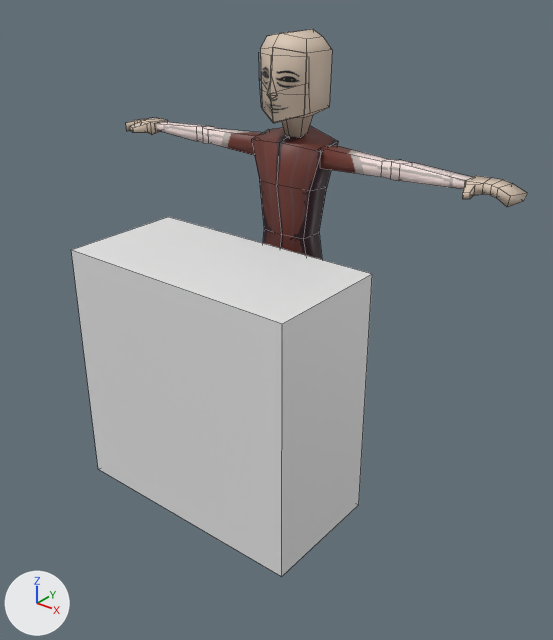
One commit to the Blender file models/mercenary/mercenary.blend: the scene before it, then after it.
Both versions are drawn from a 50 mm camera at (1.77, -2.32, 2.01) aimed at (0.17, -0.31, 0.77). Every picture has the same lights, and +X, +Y and +Z are marked at lower left. Mesh edges are drawn as thin lines.

Objects in the first picture: 'hands', 'head_mesh', 'mantle_medium_guideline', 'torso'.
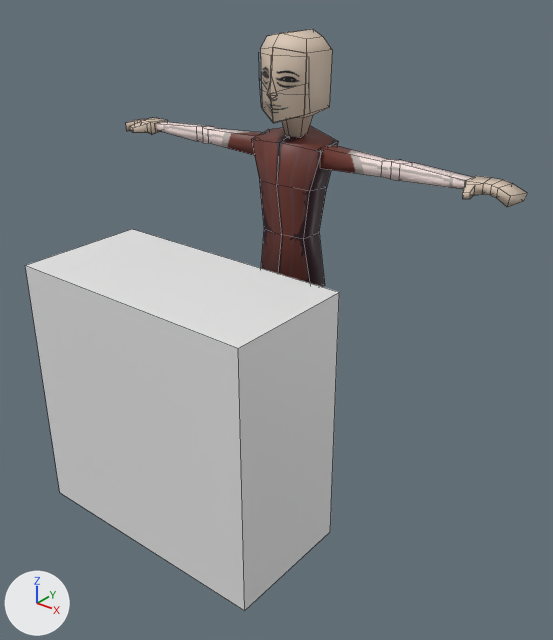
What differs and where, as boxes (x1, y1, x2, y2) in the pictures (553 x 640 px):
```json
{"object": "mantle_medium_guideline", "change": "moved", "before": [71, 217, 372, 577], "after": [25, 229, 339, 611]}
```

The change, as JSON lines over the scene's bpy script:
```json
{"op": "set", "path": "ob_mantle_medium_guideline.location", "old": "(0.0, -1.0, 1.0)", "new": "(0.0, -1.2, 1.0)"}
```
